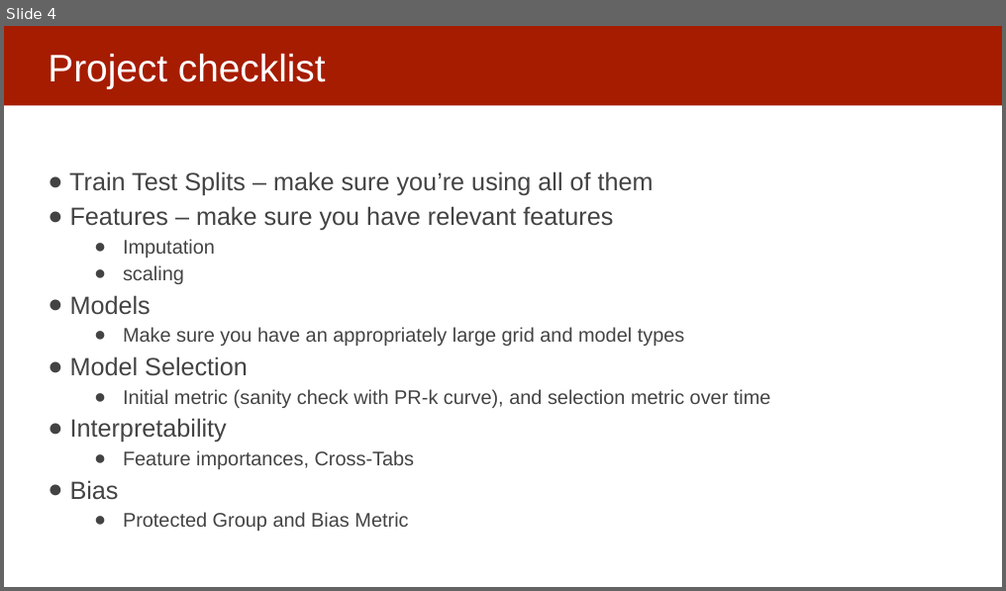
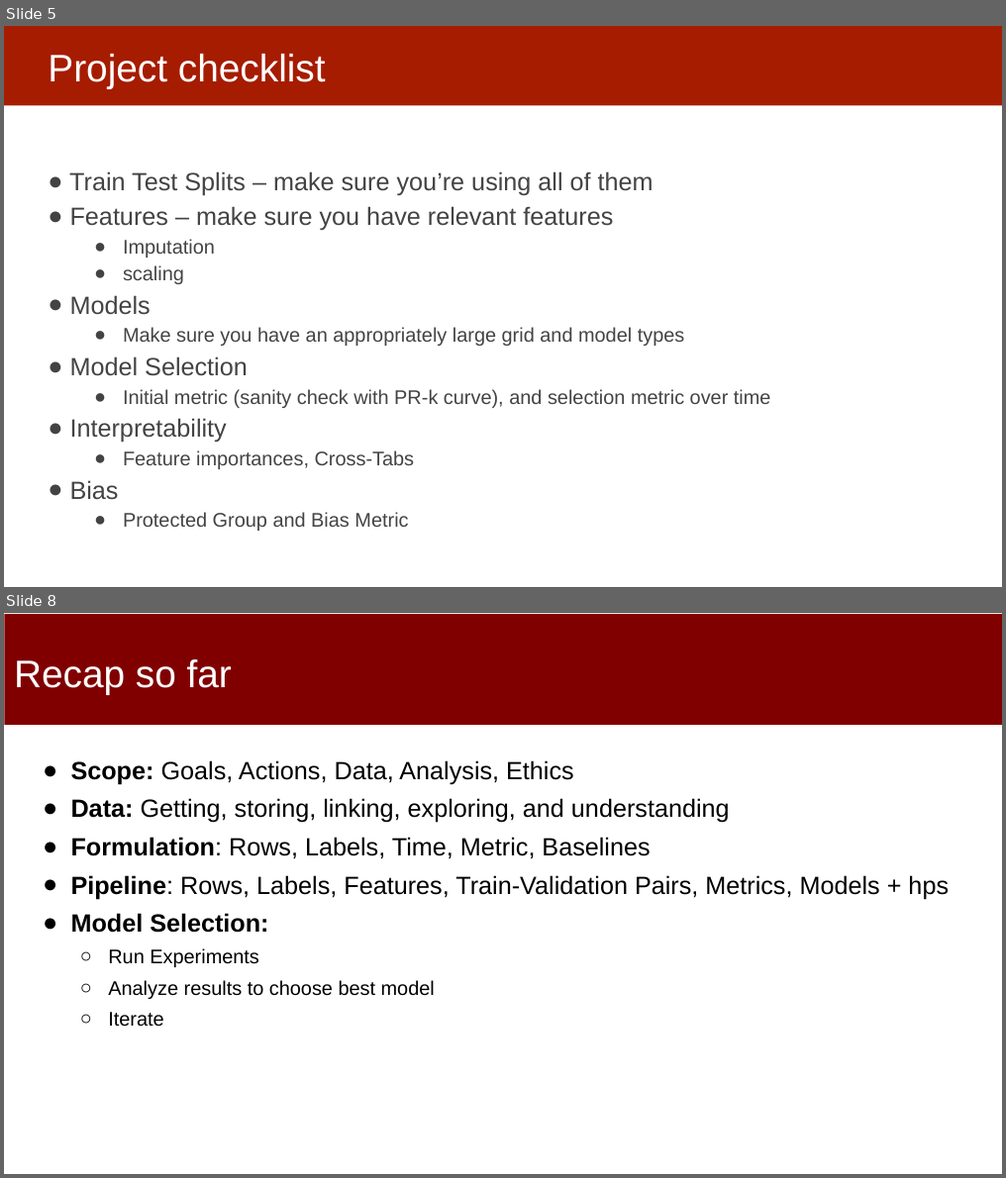
Before and after one commit to dssg/mlforpublicpolicylab, a slide deck: 14 - Presentations and Wrap-Up/causal inference.pptx. Shown one above the other, each under a label of ours: slide 4 before the commit, slides 5 and 8 after it; the slides between them are not shown. The pictures are 1006x591 and 1006x1178 pixels, drawn with LibreOffice and Linux fonts; fonts in the diff are those of the drawing. Boxes give left, top, right and bottom in pixels: in the first picture for what was removed or moved away, otherwise in the second. Text is boxed around its words. In the diff, an @@ line names an element or a change of style, - is before the commit and + after.

```diff
--- a/14 - Presentations and Wrap-Up/causal inference.pptx
+++ b/14 - Presentations and Wrap-Up/causal inference.pptx
@@ slide 8 added at box(4, 613, 1002, 1174), background #FFFFFF @@
@@ rectangle added at box(5, 614, 1002, 725), fill #800000 @@
@@ title added at box(14, 660, 232, 695), 37 pt, text #FFFFFF @@
+Recap so far
@@ text added at box(71, 761, 948, 1027), 24 pt, text #000000 @@
+● Scope: Goals, Actions, Data, Analysis, Ethics
+● Data: Getting, storing, linking, exploring, and understanding
+● Formulation: Rows, Labels, Time, Metric, Baselines
+● Pipeline: Rows, Labels, Features, Train-Validation Pairs, Metrics, Models + hps
+● Model Selection:
+  ○ Run Experiments
+  ○ Analyze results to choose best model
+  ○ Iterate
@@ what was slide 4 is now slide 5 @@
```
Also in this commit, not shown: 3 slides changed, 19 other slides added.
